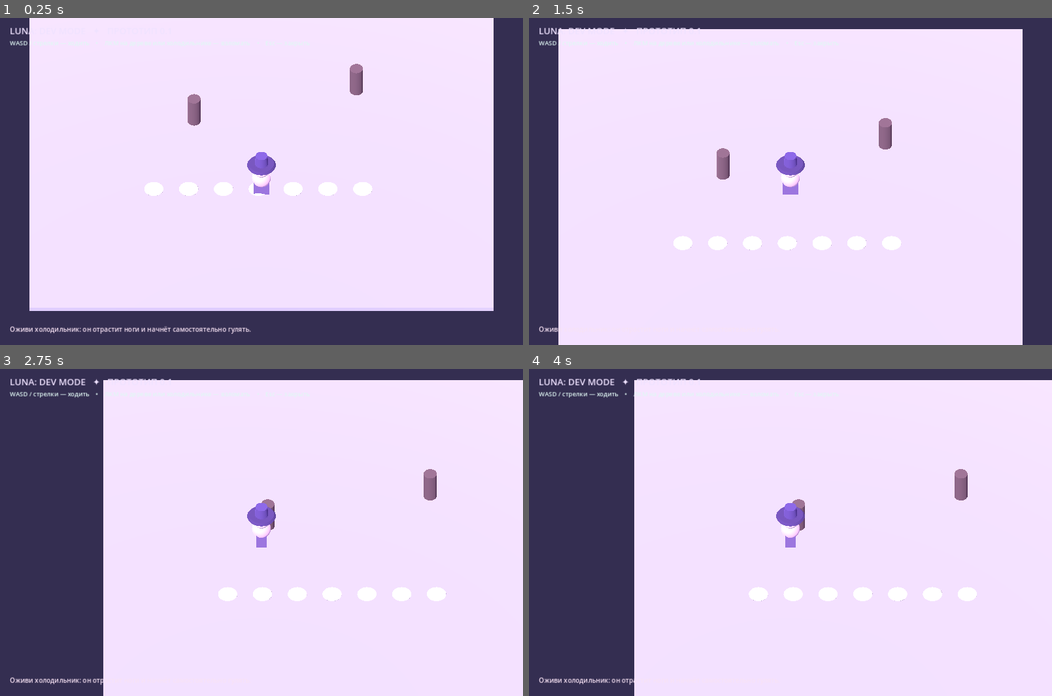
Above: before the commit, frames 1-4 (two rows, left to right).
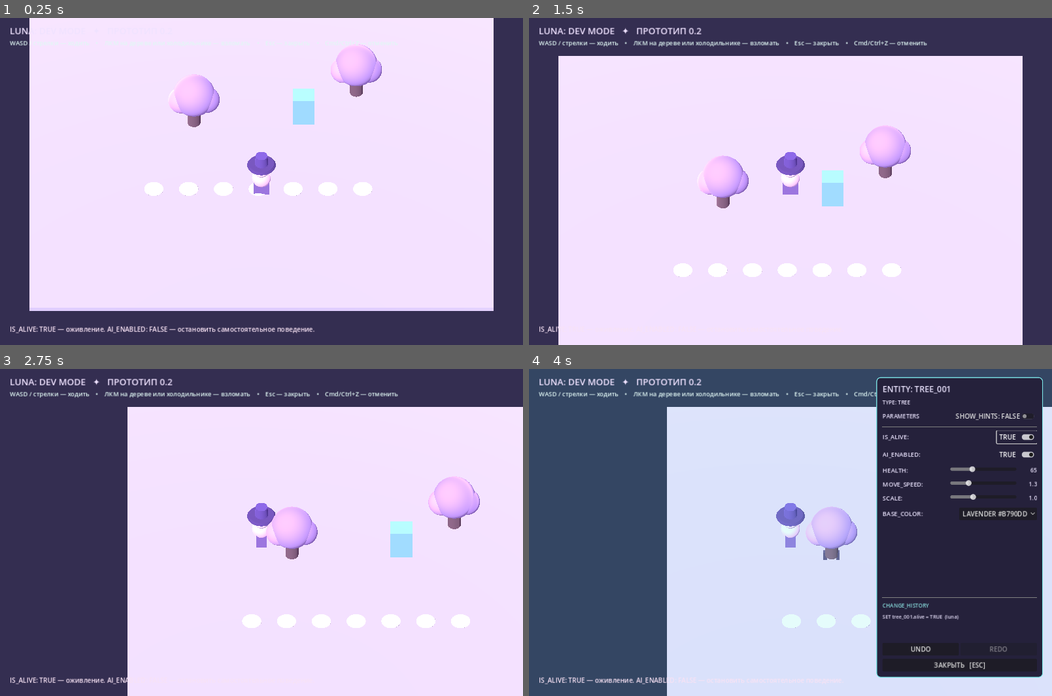
Above: after the commit, the same moments.

Repository: 0ri-space-cat/luna-dev-mode
Game: Godot game, scene res://scenes/main.tscn
The game is run twice, just before and just after one commit, with the same random seed, the same clock (stepped at 60 frames per second) and the same inputs.
Inputs (mouse positions are in pixels of both pictures, inside the frame that each line leads up to):
- Up to frame 1 (0.25 s): no input
- Up to frame 2 (1.5 s): tap Enter at 0.5 s; move the mouse to (764, 246) at 0.52 s; hold W (move_forward) 0.53-1.25 s; tap Z at 0.6 s; click (764, 246) at 0.67 s; tap Y at 0.8 s; drag from (947, 230) to (764, 246) at 1.27 s
- Up to frame 3 (2.75 s): tap Space at 2 s; move the mouse to (104, 483) at 2.02 s; hold A (move_left) from 2.03 s (still down); tap Z at 2.1 s; tap Y at 2.3 s
- Up to frame 4 (4 s): release A (move_left) at 2.75 s; drag from (816, 532) to (633, 483) at 2.77 s; click (1015, 437) at 3.5 s, where only the run after the commit has a clickable "FALSE"

The runs differ from the first frame. In frame 1, 2.7% of the frame differs, in the area x 1-73%, y 8-97%; in frame 2, 11%; in frame 3, 15%; in frame 4, 76%, in the area x 1-100%, y 2-100%.
Error before the commit: Invalid call. Nonexistent function 'make_defaults' in base 'Dictionary'. (res://scripts/core/entity_record.gd:17)

Commit message:
feat: wire registry inspector and undoable commands; tune Luna movement

Diff:
--- a/scripts/hack_editor.gd
+++ b/scripts/hack_editor.gd
@@ -1,44 +1,33 @@
 extends PanelContainer
-## Graybox inspector: technical parameter names, Russian optional hints.
-## The editor is in an always-processing CanvasLayer while the game world is paused.
-## FIELD_SPECS are temporary metadata until the planned ParameterRegistry is introduced.
+## Compact Hack 'n' Slash-inspired inspector, driven entirely by ParameterRegistry.
+## Controls edit values via CommandProcessor rather than setting them directly.
 
 signal closed
 
-const PALETTE = [
-	{"name": "LAVENDER", "color": Color("b790dd")},
-	{"name": "MINT", "color": Color("8ed7bd")},
-	{"name": "PINK", "color": Color("f49fc9")},
-	{"name": "BLUE", "color": Color("87bfe8")},
-	{"name": "PEACH", "color": Color("efb68e")},
-	{"name": "VIOLET", "color": Color("684a96")}
-]
-
-# UI-facing names are intentionally independent of the EntityRecord storage keys.
-const FIELD_SPECS = [
-	{"id": "alive", "label": "IS_ALIVE", "kind": "bool",
-	 "hint": "Объект живой и может действовать самостоятельно."},
-	{"id": "health", "label": "HEALTH", "kind": "range",
-	 "min": 1.0, "max": 200.0, "step": 1.0,
-	 "hint": "Запас здоровья объекта."},
-	{"id": "speed", "label": "MOVE_SPEED", "kind": "range",
-	 "min": 0.0, "max": 5.0, "step": 0.1,
-	 "hint": "Скорость самостоятельного передвижения."},
-	{"id": "size", "label": "SCALE", "kind": "range",
-	 "min": 0.5, "max": 2.0, "step": 0.1,
-	 "hint": "Размер объекта относительно исходного."},
-	{"id": "color", "label": "BASE_COLOR", "kind": "color",
-	 "hint": "Основной цвет объекта."}
-]
-
 var target: Node3D
+var registry
+var commands
 var syncing := false
 var show_hints := false
+var _gesture_number := 0
+var _active_gestures: Dictionary = {}
+var field_controls: Dictionary = {}
+var hint_labels: Array[Label] = []
+
 var title_label: Label
 var type_label: Label
 var hints_toggle: CheckButton
-var field_controls: Dictionary = {}
-var hint_labels: Array[Label] = []
+var fields_container: VBoxContainer
+var undo_button: Button
+var redo_button: Button
+var history_label: Label
+
+
+func configure(parameter_registry, command_processor) -> void:
+	registry = parameter_registry
+	commands = command_processor
+	commands.history_changed.connect(_on_history_changed)
+	_refresh_history()
 
 
 func _ready() -> void:
@@ -46,10 +35,10 @@
 	anchor_right = 1.0
 	anchor_top = 0.0
 	anchor_bottom = 0.0
-	offset_left = -414.0
+	offset_left = -430.0
 	offset_right = -22.0
-	offset_top = 22.0
-	offset_bottom = 680.0
+	offset_top = 20.0
+	offset_bottom = 755.0
 	mouse_filter = Control.MOUSE_FILTER_STOP
 
 	var styling := StyleBoxFlat.new()
@@ -57,129 +46,185 @@
 	styling.border_color = Color("7be4e6")
 	styling.set_border_width_all(2)
 	styling.set_corner_radius_all(10)
-	styling.set_content_margin_all(16)
+	styling.set_content_margin_all(15)
 	add_theme_stylebox_override("panel", styling)
 
-	var column := VBoxContainer.new()
-	column.add_theme_constant_override("separation", 10)
-	add_child(column)
-
-	title_label = _label(column, "ENTITY", 21)
-	type_label = _label(column, "TYPE: UNKNOWN", 13)
-
-	var top_line := HBoxContainer.new()
-	column.add_child(top_line)
-	var metadata_label := _label(top_line, "PARAMETERS", 14)
-	metadata_label.size_flags_horizontal = Control.SIZE_EXPAND_FILL
-
+	var layout := VBoxContainer.new()
+	layout.add_theme_constant_override("separation", 8)
+	add_child(layout)
+	title_label = _label(layout, "ENTITY", 20)
+	type_label = _label(layout, "TYPE: UNKNOWN", 13)
+
+	var options_line := HBoxContainer.new()
+	layout.add_child(options_line)
+	var name_label := _label(options_line, "PARAMETERS", 14)
+	name_label.size_flags_horizontal = Control.SIZE_EXPAND_FILL
 	hints_toggle = CheckButton.new()
 	hints_toggle.text = "SHOW_HINTS: FALSE"
-	hints_toggle.button_pressed = false
 	hints_toggle.toggled.connect(_on_hints_toggled)
-	top_line.add_child(hints_toggle)
-	column.add_child(HSeparator.new())
-
-	for spec in FIELD_SPECS:
-		_add_field(column, spec)
-
-	column.add_child(HSeparator.new())
+	options_line.add_child(hints_toggle)
+	layout.add_child(HSeparator.new())
+
+	var scroll := ScrollContainer.new()
+	scroll.size_flags_vertical = Control.SIZE_EXPAND_FILL
+	scroll.horizontal_scroll_mode = ScrollContainer.SCROLL_MODE_DISABLED
+	layout.add_child(scroll)
+	fields_container = VBoxContainer.new()
+	fields_container.size_flags_horizontal = Control.SIZE_EXPAND_FILL
+	fields_container.add_theme_constant_override("separation", 12)
+	scroll.add_child(fields_container)
+
+	layout.add_child(HSeparator.new())
+	var history_title := _label(layout, "CHANGE_HISTORY", 13)
+	history_title.add_theme_color_override("font_color", Color("87dadb"))
+	history_label = _label(layout, "EMPTY", 12)
+	history_label.autowrap_mode = TextServer.AUTOWRAP_WORD_SMART
+	history_label.custom_minimum_size.y = 65
+
+	var buttons := HBoxContainer.new()
+	layout.add_child(buttons)
+	undo_button = Button.new()
+	undo_button.text = "UNDO"
+	undo_button.size_flags_horizontal = Control.SIZE_EXPAND_FILL
+	undo_button.pressed.connect(_on_undo_pressed)
+	buttons.add_child(undo_button)
+	redo_button = Button.new()
+	redo_button.text = "REDO"
+	redo_button.size_flags_horizontal = Control.SIZE_EXPAND_FILL
+	redo_button.pressed.connect(_on_redo_pressed)
+	buttons.add_child(redo_button)
+
 	var close_button := Button.new()
-	close_button.text = "ЗАКРЫТЬ  [ESC]"
+	close_button.text = "ЗАКРЫТЬ   [ESC]"
 	close_button.pressed.connect(func() -> void: closed.emit())
-	column.add_child(close_button)
+	layout.add_child(close_button)
+
 	visible = false
-
-
-func _add_field(parent: VBoxContainer, spec: Dictionary) -> void:
+	_refresh_history()
+
+
+func show_for(entity: Node3D) -> void:
+	target = entity
+	title_label.text = "ENTITY: %s" % str(entity.record.id).to_upper()
+	type_label.text = "TYPE: %s" % str(entity.record.category).to_upper()
+	_active_gestures.clear()
+	_build_fields()
+	_sync_fields_from_target()
+	_refresh_history()
+	visible = true
+
+
+func _build_fields() -> void:
+	for child in fields_container.get_children():
+		fields_container.remove_child(child)
+		child.queue_free()
+	field_controls.clear()
+	hint_labels.clear()
+	if registry == null or target == null:
+		return
+	for spec in registry.get_specs_for(str(target.record.category)):
+		_add_field(spec)
+
+
+func _add_field(spec: Dictionary) -> void:
 	var parameter_id: String = str(spec["id"])
 	var kind: String = str(spec["kind"])
-	var group := VBoxContainer.new()
-	group.add_theme_constant_override("separation", 2)
-	parent.add_child(group)
-
-	var row := HBoxContainer.new()
-	group.add_child(row)
-	var name_label := _label(row, str(spec["label"]) + ":", 15)
-	name_label.size_flags_horizontal = Control.SIZE_EXPAND_FILL
+	var container := VBoxContainer.new()
+	container.add_theme_constant_override("separation", 3)
+	fields_container.add_child(container)
+
+	var line := HBoxContainer.new()
+	container.add_child(line)
+	var field_label := _label(line, str(spec["label"]) + ":", 15)
+	field_label.size_flags_horizontal = Control.SIZE_EXPAND_FILL
 
 	match kind:
 		"bool":
 			var toggle := CheckButton.new()
 			toggle.text = "FALSE"
-			toggle.custom_minimum_size.x = 94
-			row.add_child(toggle)
-			toggle.toggled.connect(_on_bool_changed.bind(parameter_id, toggle))
+			toggle.custom_minimum_size.x = 98
+			line.add_child(toggle)
+			toggle.toggled.connect(_on_bool_changed.bind(parameter_id))
 			field_controls[parameter_id] = {"kind": kind, "input": toggle}
-
-		"range":
+		"int", "float":
 			var slider := HSlider.new()
 			slider.min_value = float(spec["min"])
 			slider.max_value = float(spec["max"])
 			slider.step = float(spec["step"])
-			slider.custom_minimum_size.x = 95
+			slider.custom_minimum_size.x = 102
 			slider.size_flags_horizontal = Control.SIZE_EXPAND_FILL
-			row.add_child(slider)
-
-			var number := _label(row, "0", 14)
-			number.custom_minimum_size.x = 44
+			line.add_child(slider)
+			var number := _label(line, "0", 14)
+			number.custom_minimum_size.x = 46
 			number.horizontal_alignment = HORIZONTAL_ALIGNMENT_RIGHT
-			slider.value_changed.connect(_on_range_changed.bind(parameter_id, number))
+			slider.value_changed.connect(_on_range_changed.bind(parameter_id))
+			slider.drag_started.connect(_on_drag_started.bind(parameter_id))
+			slider.drag_ended.connect(_on_drag_ended.bind(parameter_id))
 			field_controls[parameter_id] = {
-				"kind": kind,
-				"input": slider,
-				"display": number
+				"kind": kind, "input": slider, "display": number
 			}
-
 		"color":
 			var picker := OptionButton.new()
-			picker.custom_minimum_size.x = 140
-			for option in PALETTE:
-				picker.add_item("%s  #%s" % [
-					option["name"], str(option["color"].to_html(false)).to_upper()
+			picker.custom_minimum_size.x = 144
+			for option in spec.get("choices", []):
+				picker.add_item("%s #%s" % [
+					option["name"], str(option["value"].to_html(false)).to_upper()
 				])
-			row.add_child(picker)
-			picker.item_selected.connect(_on_color_selected.bind(parameter_id))
-			field_controls[parameter_id] = {"kind": kind, "input": picker}
-
-	var hint := _label(group, str(spec["hint"]), 12)
-	hint.add_theme_color_override("font_color", Color("b6b4cf"))
+			line.add_child(picker)
+			picker.item_selected.connect(_on_color_selected.bind(parameter_id, spec.get("choices", [])))
+			field_controls[parameter_id] = {
+				"kind": kind, "input": picker, "choices": spec.get("choices", [])
+			}
+
+	var hint := _label(container, str(spec["hint"]), 12)
+	hint.add_theme_color_override("font_color", Color("b8b6d7"))
 	hint.autowrap_mode = TextServer.AUTOWRAP_WORD_SMART
 	hint.visible = show_hints
 	hint_labels.append(hint)
 
 
-func show_for(entity: Node3D) -> void:
-	target = entity
+func _sync_fields_from_target() -> void:
+	if not is_instance_valid(target):
+		return
 	syncing = true
-	title_label.text = "ENTITY: %s" % str(entity.record.id).to_upper()
-	type_label.text = "TYPE: %s" % str(entity.record.category).to_upper()
-	for spec in FIELD_SPECS:
-		var parameter_id: String = str(spec["id"])
+	for parameter_id in field_controls.keys():
+		var field: Dictionary = field_controls[parameter_id]
 		var value: Variant = target.get_parameter(parameter_id)
-		var control: Dictionary = field_controls[parameter_id]
-		match str(control["kind"]):
+		match str(field["kind"]):
 			"bool":
-				var toggle: CheckButton = control["input"]
+				var toggle: CheckButton = field["input"]
 				toggle.set_pressed_no_signal(bool(value))
 				toggle.text = "TRUE" if bool(value) else "FALSE"
-			"range":
-				var slider: HSlider = control["input"]
+			"int", "float":
+				var slider: HSlider = field["input"]
 				slider.set_value_no_signal(float(value))
-				_set_range_display(parameter_id, float(value), control["display"])
+				var value_label: Label = field["display"]
+				value_label.text = str(int(value)) if field["kind"] == "int" else "%.1f" % float(value)
 			"color":
-				var picker: OptionButton = control["input"]
-				for i in range(PALETTE.size()):
-					if PALETTE[i]["color"] == value:
-						picker.select(i)
+				var picker: OptionButton = field["input"]
+				var choices: Array = field["choices"]
+				for index in range(choices.size()):
+					if choices[index]["value"] == value:
+						picker.select(index)
 						break
 	syncing = false
-	visible = true
 
 
 func _unhandled_input(event: InputEvent) -> void:
-	if visible and event is InputEventKey and event.pressed and not event.echo and event.keycode == KEY_ESCAPE:
+	if not visible or not (event is InputEventKey) or not event.pressed or event.echo:
+		return
+	if event.keycode == KEY_ESCAPE:
 		get_viewport().set_input_as_handled()
 		closed.emit()
+	elif (event.meta_pressed or event.ctrl_pressed) and event.keycode == KEY_Z:
+		get_viewport().set_input_as_handled()
+		if event.shift_pressed:
+			_on_redo_pressed()
+		else:
+			_on_undo_pressed()
+	elif (event.meta_pressed or event.ctrl_pressed) and event.keycode == KEY_Y:
+		get_viewport().set_input_as_handled()
+		_on_redo_pressed()
 
 
 func _label(parent: Node, content: String, font_size: int) -> Label:
@@ -191,13 +236,6 @@
 	return result
 
 
-func _set_range_display(parameter_id: String, value: float, output: Label) -> void:
-	if parameter_id == "health":
-		output.text = str(int(value))
-	else:
-		output.text = "%.1f" % value
-
-
 func _on_hints_toggled(enabled: bool) -> void:
 	show_hints = enabled
 	hints_toggle.text = "SHOW_HINTS: TRUE" if enabled else "SHOW_HINTS: FALSE"
@@ -205,22 +243,81 @@
 		hint.visible = enabled
 
 
-func _on_bool_changed(enabled: bool, parameter_id: String, toggle: CheckButton) -> void:
-	if syncing or target == null:
-		return
-	if target.set_parameter(parameter_id, enabled):
-		toggle.text = "TRUE" if enabled else "FALSE"
-
-
-func _on_range_changed(value: float, parameter_id: String, output: Label) -> void:
-	if syncing or target == null:
-		return
-	if target.set_parameter(parameter_id, value):
-		_set_range_display(parameter_id, float(target.get_parameter(parameter_id)), output)
-
-
-func _on_color_selected(index: int, parameter_id: String) -> void:
-	if syncing or target == null:
-		return
-	if index >= 0 and index < PALETTE.size():
-		target.set_parameter(parameter_id, PALETTE[index]["color"])
+func _on_drag_started(parameter_id: String) -> void:
+	_gesture_number += 1
+	_active_gestures[parameter_id] = "%s:%s:%d" % [target.record.id, parameter_id, _gesture_number]
+
+
+func _on_drag_ended(_changed: bool, parameter_id: String) -> void:
+	_active_gestures.erase(parameter_id)
+
+
+func _on_bool_changed(enabled: bool, parameter_id: String) -> void:
+	if syncing:
+		return
+	_apply_change(parameter_id, enabled)
+
+
+func _on_range_changed(value: float, parameter_id: String) -> void:
+	if syncing:
+		return
+	var field: Dictionary = field_controls[parameter_id]
+	var requested: Variant = int(value) if field["kind"] == "int" else value
+	_apply_change(parameter_id, requested, str(_active_gestures.get(parameter_id, "")))
+
+
+func _on_color_selected(index: int, parameter_id: String, choices: Array) -> void:
+	if syncing or index < 0 or index >= choices.size():
+		return
+	_apply_change(parameter_id, choices[index]["value"])
+
+
+func _apply_change(parameter_id: String, value: Variant, merge_key: String = "") -> void:
+	if commands == null or not is_instance_valid(target):
+		return
+	if not commands.execute_set(target, parameter_id, value, "luna", "wand:luna", merge_key):
+		_sync_fields_from_target()
+
+
+func _on_undo_pressed() -> void:
+	if commands != null:
+		commands.undo()
+
+
+func _on_redo_pressed() -> void:
+	if commands != null:
+		commands.redo()
+
+
+func _on_history_changed() -> void:
+	if visible:
+		_sync_fields_from_target()
+	_refresh_history()
+
+
+func _refresh_history() -> void:
+	if commands == null or history_label == null:
+		return
+	undo_button.disabled = not commands.can_undo()
+	redo_button.disabled = not commands.can_redo()
+	var lines := PackedStringArray()
+	for entry in commands.get_recent_audit(3):
+		lines.append("%s %s.%s = %s  (%s)" % [
+			entry["action"],
+			entry["entity_id"],
+			entry["parameter_id"],
+			_display_value(entry["after"]),
+			entry["initiator_id"]
+		])
+	history_label.text = "\n".join(lines) if lines.size() > 0 else "EMPTY"
+
+
+func _display_value(value: Variant) -> String:
+	match typeof(value):
+		TYPE_BOOL:
+			return "TRUE" if bool(value) else "FALSE"
+		TYPE_COLOR:
+			return "#%s" % (value as Color).to_html(false).to_upper()
+		TYPE_FLOAT:
+			return "%.1f" % float(value)
+	return str(value)
--- a/scripts/hackable_entity.gd
+++ b/scripts/hackable_entity.gd
@@ -14,7 +14,7 @@
 var rng := RandomNumberGenerator.new()
 
 
-func configure(entity_id: String, entity_type: String, start_position: Vector3) -> void:
+func configure(entity_id: String, entity_type: String, start_position: Vector3, parameter_registry) -> void:
 	name = entity_id
 	position = start_position
 	collision_layer = 2
@@ -23,10 +23,11 @@
 	var is_tree := entity_type == "tree"
 	var base_color := Color("b790dd") if is_tree else Color("87bfe8")
 	var label := "Дерево" if is_tree else "Холодильник"
-	record = EntityRecord.new(entity_id, entity_type, label, {
+	record = EntityRecord.new(entity_id, entity_type, label, parameter_registry, {
 		"color": base_color,
 		"size": 1.0,
 		"alive": false,
+		"ai_enabled": true,
 		"speed": 1.3 if is_tree else 2.6,
 		"health": 65 if is_tree else 100
 	})
@@ -76,7 +77,7 @@
 
 func _physics_process(delta: float) -> void:
 	age += delta
-	if bool(record.get_parameter("alive")):
+	if bool(record.get_parameter("alive")) and bool(record.get_parameter("ai_enabled")):
 		wander_timer -= delta
 		if wander_timer <= 0.0:
 			wander_timer = rng.randf_range(1.0, 2.5)
@@ -94,6 +95,8 @@
 	else:
 		velocity.x = move_toward(velocity.x, 0.0, delta * 8.0)
 		velocity.z = move_toward(velocity.z, 0.0, delta * 8.0)
+		for leg in legs:
+			leg.rotation.x = 0.0
 	velocity.y -= GRAVITY * delta
 	move_and_slide()
 
--- a/scripts/main.gd
+++ b/scripts/main.gd
@@ -4,15 +4,21 @@
 const PlayerController = preload("res://scripts/player_controller.gd")
 const HackableEntity = preload("res://scripts/hackable_entity.gd")
 const HackEditor = preload("res://scripts/hack_editor.gd")
+const ParameterRegistry = preload("res://scripts/core/parameter_registry.gd")
+const CommandProcessor = preload("res://scripts/core/command_processor.gd")
 
 var luna: CharacterBody3D
 var camera: Camera3D
 var editor
 var pause_tint: ColorRect
 var pending_selection := Vector2(-1, -1)
+var parameter_registry
+var command_processor
 
 
 func _ready() -> void:
+	parameter_registry = ParameterRegistry.new()
+	command_processor = CommandProcessor.new()
 	_register_controls()
 	_build_environment()
 	_build_ground()
@@ -141,7 +147,7 @@
 func _spawn(entity_id: String, category: String, where: Vector3) -> void:
 	var entity := HackableEntity.new()
 	add_child(entity)
-	entity.configure(entity_id, category, where)
+	entity.configure(entity_id, category, where, parameter_registry)
 
 
 func _build_interface() -> void:
@@ -159,21 +165,21 @@
 	layer.add_child(pause_tint)
 
 	var header := Label.new()
-	header.text = "LUNA: DEV MODE   ✦   ПРОТОТИП 0.1"
+	header.text = "LUNA: DEV MODE   ✦   ПРОТОТИП 0.2"
 	header.position = Vector2(24, 16)
 	header.add_theme_font_size_override("font_size", 22)
 	header.add_theme_color_override("font_color", Color("efe2ff"))
 	layer.add_child(header)
 
 	var instructions := Label.new()
-	instructions.text = "WASD / стрелки — ходить    •    ЛКМ на дереве или холодильнике — взломать    •    Esc — закрыть"
+	instructions.text = "WASD / стрелки — ходить    •    ЛКМ на дереве или холодильнике — взломать    •    Esc — закрыть    •    Cmd/Ctrl+Z — отменить"
 	instructions.position = Vector2(24, 50)
 	instructions.add_theme_font_size_override("font_size", 15)
 	instructions.add_theme_color_override("font_color", Color("e0f7f4"))
 	layer.add_child(instructions)
 
 	var bottom := Label.new()
-	bottom.text = "Оживи холодильник: он отрастит ноги и начнёт самостоятельно гулять."
+	bottom.text = "IS_ALIVE: TRUE — оживление. AI_ENABLED: FALSE — остановить самостоятельное поведение."
 	bottom.position = Vector2(24, 750)
 	bottom.add_theme_color_override("font_color", Color("f7e2f4"))
 	bottom.add_theme_font_size_override("font_size", 16)
@@ -181,6 +187,7 @@
 
 	editor = HackEditor.new()
 	layer.add_child(editor)
+	editor.configure(parameter_registry, command_processor)
 	editor.closed.connect(_close_editor)
 
 
--- a/scripts/player_controller.gd
+++ b/scripts/player_controller.gd
@@ -1,7 +1,8 @@
 extends CharacterBody3D
 ## Placeholder for Luna: no external models required.
 
-const WALK_SPEED := 5.0
+const WALK_SPEED := 7.5
+const ACCELERATION := 42.0
 const GRAVITY := 18.0
 
 var visual_root: Node3D
@@ -34,8 +35,8 @@
 
 func _physics_process(delta: float) -> void:
 	var direction := Input.get_vector("move_left", "move_right", "move_forward", "move_backward")
-	velocity.x = direction.x * WALK_SPEED
-	velocity.z = direction.y * WALK_SPEED
+	velocity.x = move_toward(velocity.x, direction.x * WALK_SPEED, ACCELERATION * delta)
+	velocity.z = move_toward(velocity.z, direction.y * WALK_SPEED, ACCELERATION * delta)
 	velocity.y -= GRAVITY * delta
 	move_and_slide()
 	if direction.length_squared() > 0.01:
